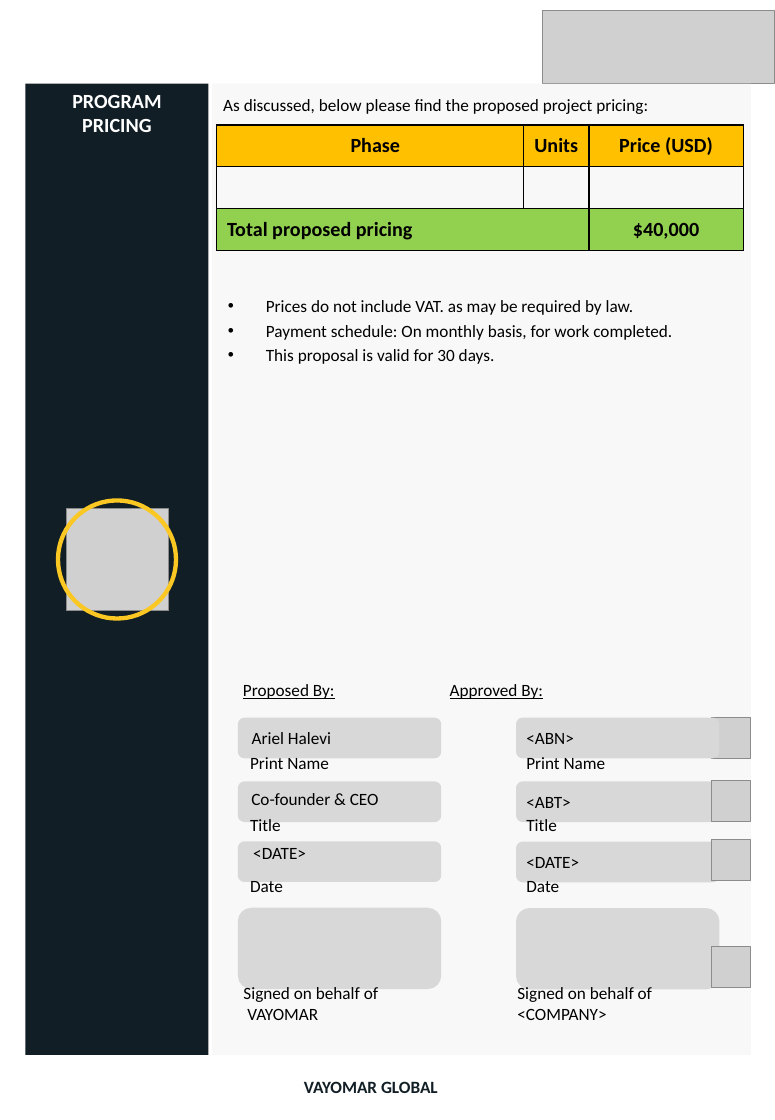
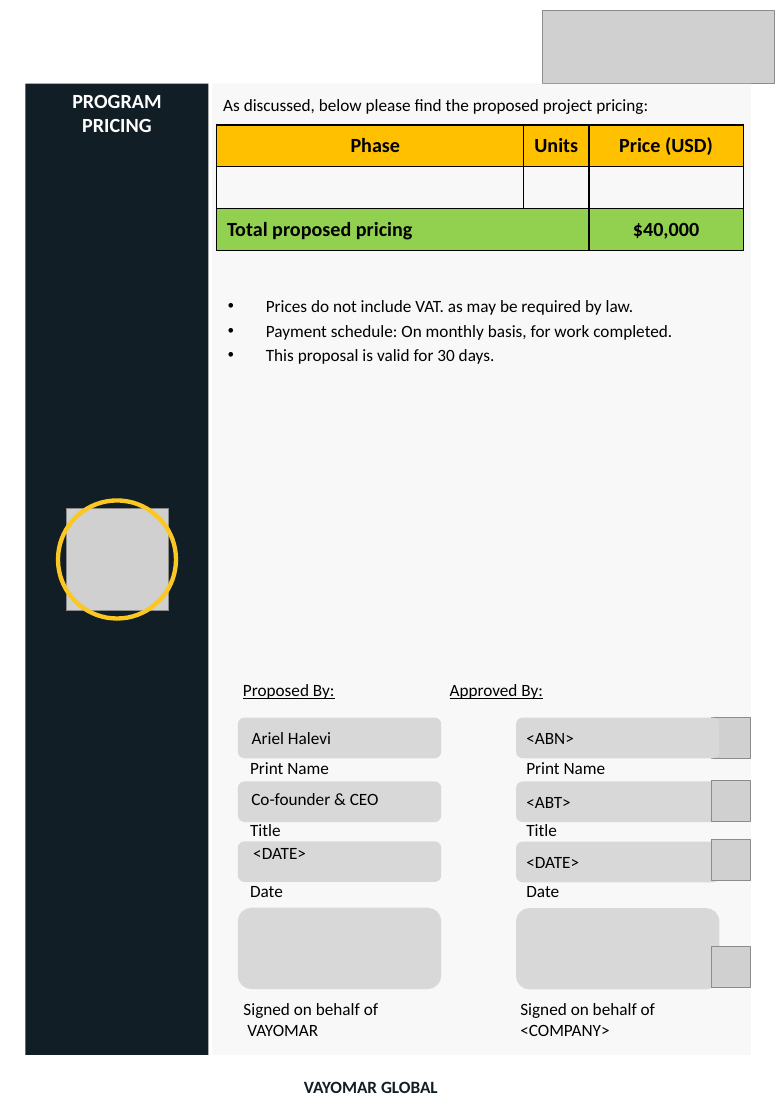
Before and after one commit to guyash/proposalTool, a slide deck: slide 52 of public/proposal_template.pptx. Drawn at 775x1120 pixels with LibreOffice and Linux fonts; fonts in the diff are those of the drawing; grey boxes stand for pictures. Boxes give left, top, right and bottom in pixels: in the first picture for what was removed or moved away, otherwise in the second. Text is boxed around its words. In the diff, an @@ line names an element or a change of style, - is before the commit and + after.

```diff
--- a/public/proposal_template.pptx
+++ b/public/proposal_template.pptx
@@ 6 texts: place and size @@
-6 texts at box(250, 757, 606, 892)
+6 texts at box(250, 762, 606, 897)
@@ text "Signed on behalf of VAYOMAR": place and size @@
-text "Signed on behalf of VAYOMAR" at box(243, 987, 378, 1020)
+text "Signed on behalf of VAYOMAR" at box(243, 1003, 378, 1036)
@@ text "Signed on behalf of <COMPANY>": place and size @@
-text "Signed on behalf of <COMPANY>" at box(517, 987, 652, 1020)
+text "Signed on behalf of <COMPANY>" at box(520, 1003, 655, 1036)
```
Also in this commit, not shown: 1 other file.
